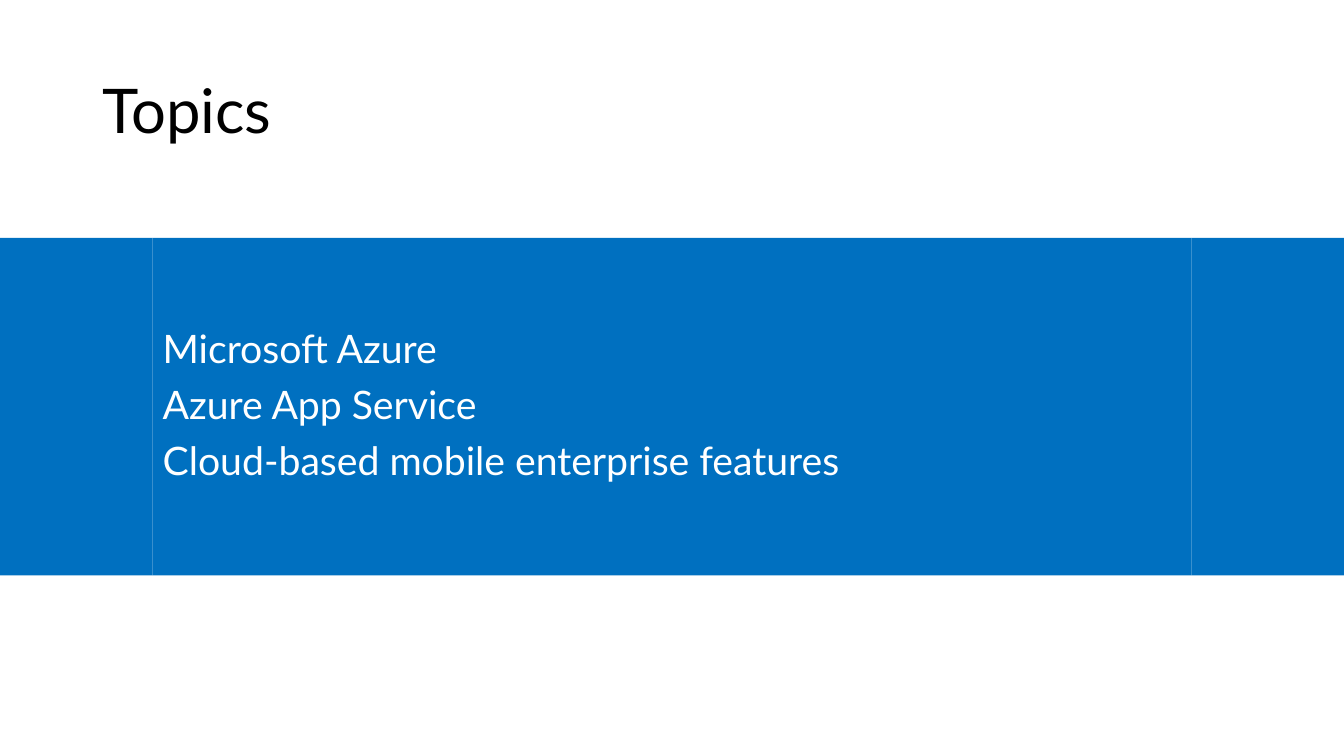
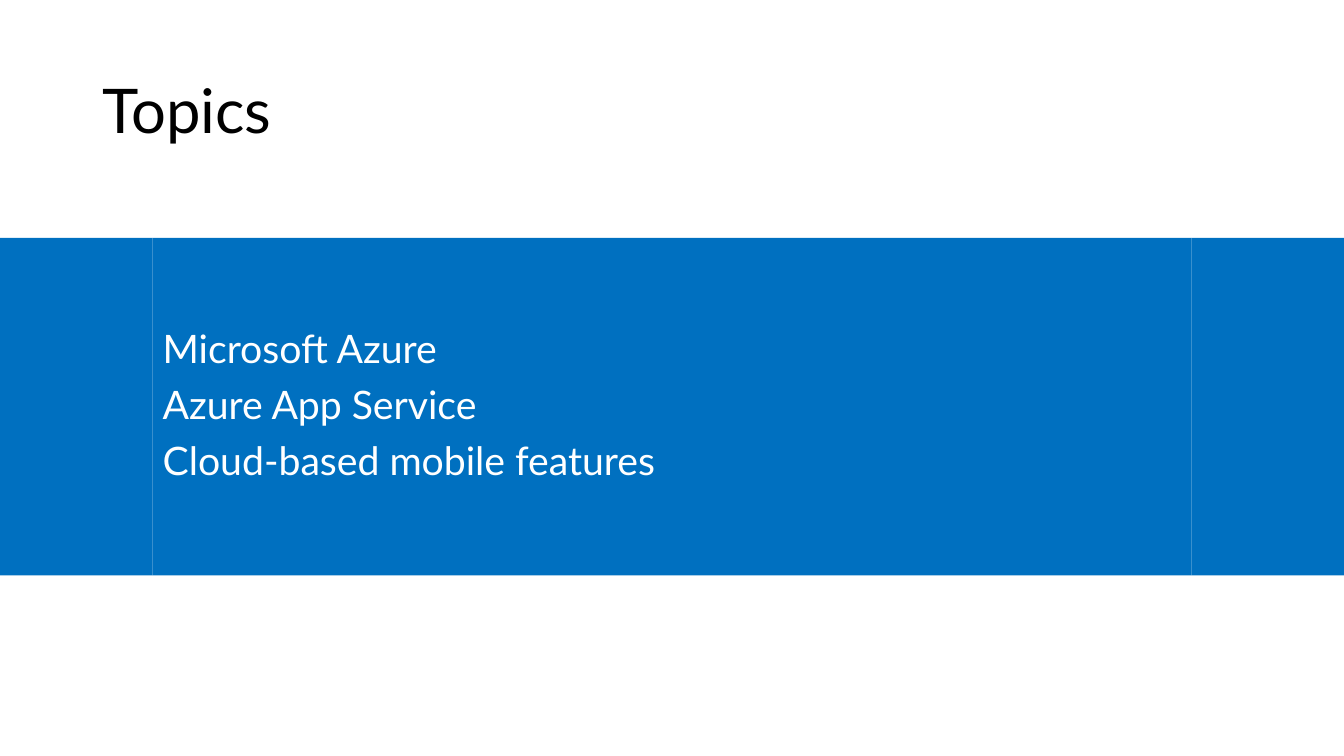
Before and after one commit to microsoft/AcademicContent, a slide deck: slide 2 of Complimentary Course Content/Module3/Lessons/Module3_Lesson12 Mobile Apps with Microsoft Azure App Service.pptx. Drawn at 1344x756 pixels with LibreOffice and Linux fonts; fonts in the diff are those of the drawing. Boxes give left, top, right and bottom in pixels: in the first picture for what was removed or moved away, otherwise in the second. Text is boxed around its words. In the diff, an @@ line names an element or a change of style, - is before the commit and + after.

```diff
--- a/Complimentary Course Content/Module3/Lessons/Module3_Lesson12 Mobile Apps with Microsoft Azure App Service.pptx
+++ b/Complimentary Course Content/Module3/Lessons/Module3_Lesson12 Mobile Apps with Microsoft Azure App Service.pptx
@@ text at [163, 446, 655, 476]: text changed @@
-Cloud-based mobile enterprise features
+Cloud-based mobile features
```
Also in this commit, not shown: 2 other slides changed, 9 other files.
